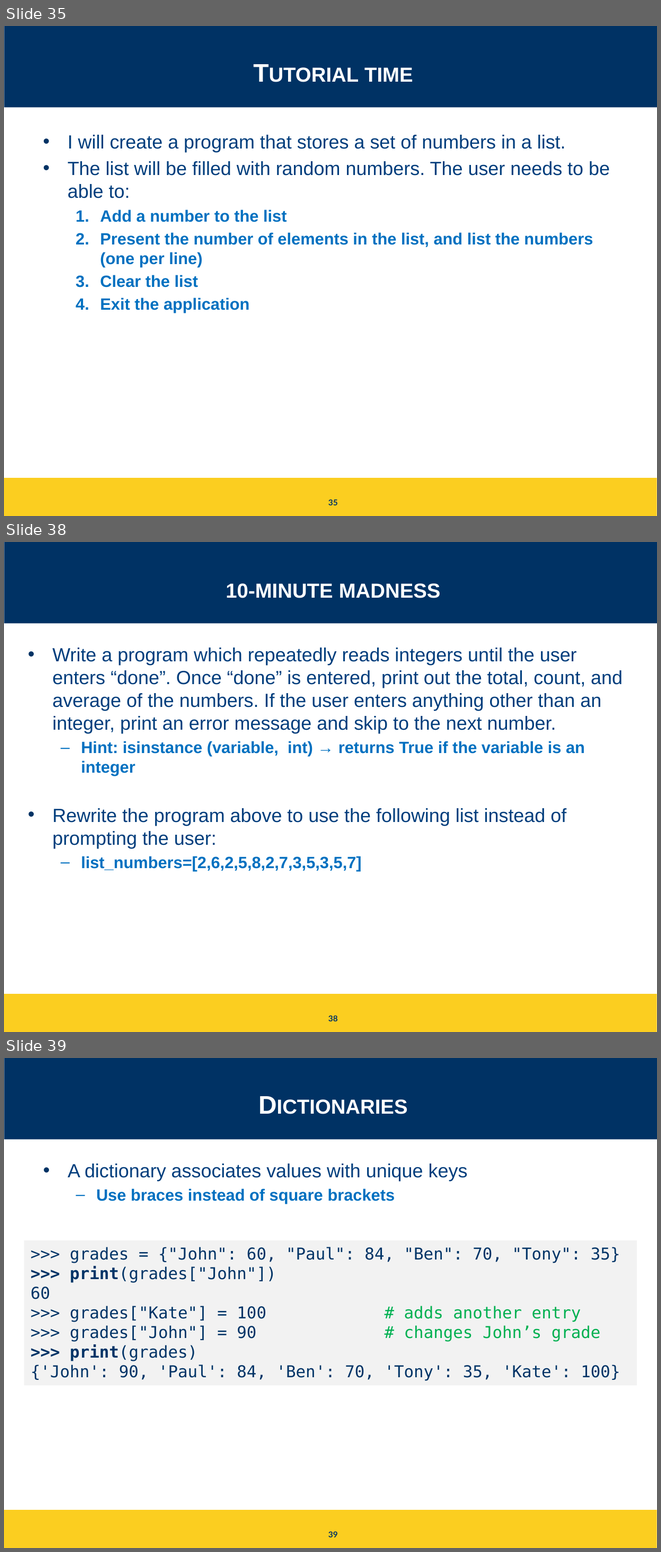
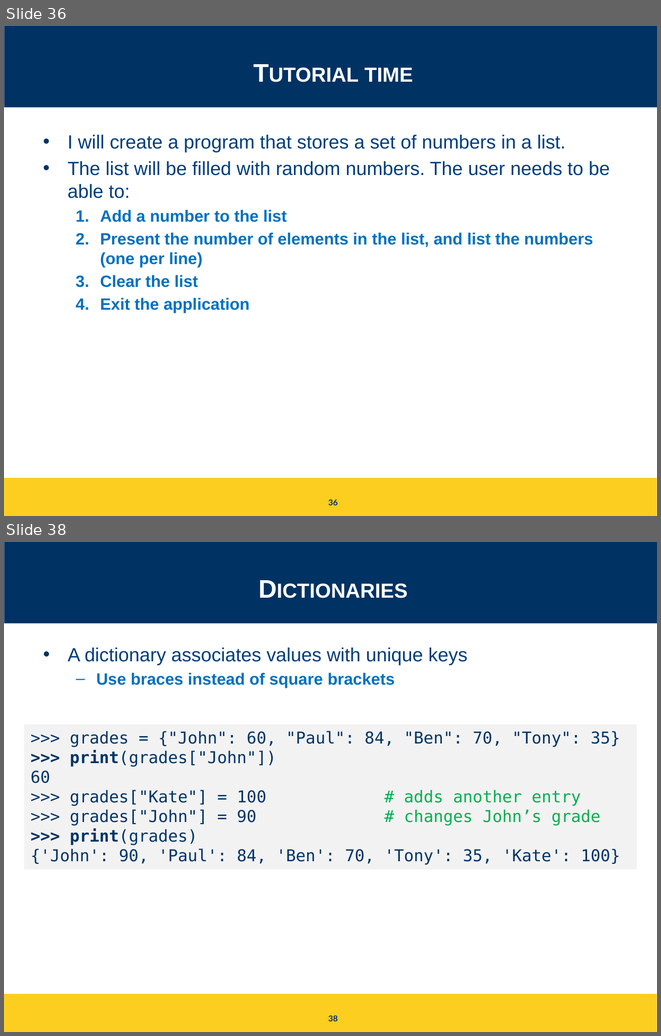
Before and after one commit to igorsteinmacher/INF502-Fall2020, a slide deck: slides/Python_ready_set_go.pptx. Shown one above the other, each under a label of ours: slides 35, 38 and 39 before the commit, slides 36 and 38 after it; the slides between them are not shown. The pictures are 661x1552 and 661x1036 pixels, drawn with LibreOffice and Linux fonts; fonts in the diff are those of the drawing. Boxes give left, top, right and bottom in pixels: in the first picture for what was removed or moved away, otherwise in the second. Text is boxed around its words. In the diff, an @@ line names an element or a change of style, - is before the commit and + after.

```diff
--- a/slides/Python_ready_set_go.pptx
+++ b/slides/Python_ready_set_go.pptx
@@ slide 38 removed at <box>4,542,657,1032</box>, background #FFFFFF; not listed: 3 template elements that a slide beside it also shows @@
@@ title removed at <box>226,583,441,598</box> @@
-10-minute madness
@@ text removed at <box>52,647,623,871</box> @@
-• Write a program which repeatedly reads integers until the user enters “done”. Once “done” is entered, print out the total, count, and average of the numbers. If the user enters anything other than an integer, print an error message and skip to the next number.
-  – Hint: isinstance (variable, int) → returns True if the variable is an integer
-• Rewrite the program above to use the following list instead of prompting the user:
-  – list_numbers=[2,6,2,5,8,2,7,3,5,3,5,7]
@@ page number removed at <box>328,1015,338,1021</box> @@
-38
@@ what was slide 35 is now slide 36 @@
@@ page number at <box>328,499,338,505</box>: text changed @@
-35
+36
@@ what was slide 39 is now slide 38 @@
@@ page number at <box>328,1015,338,1021</box>: text changed @@
-39
+38
```
Also in this commit, not shown: 3 slides changed, 1 slide added, 1 other slide removed, 1 other file.
